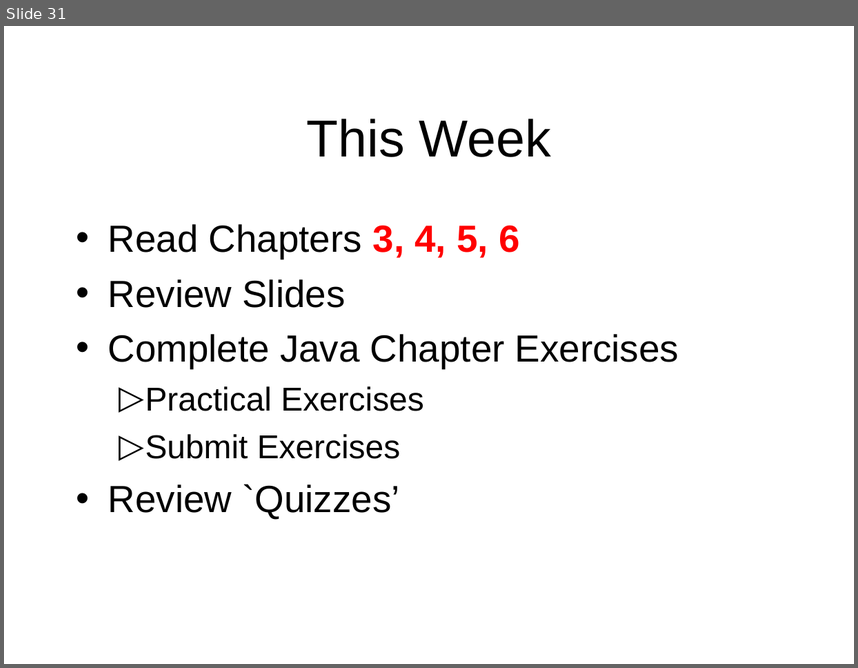
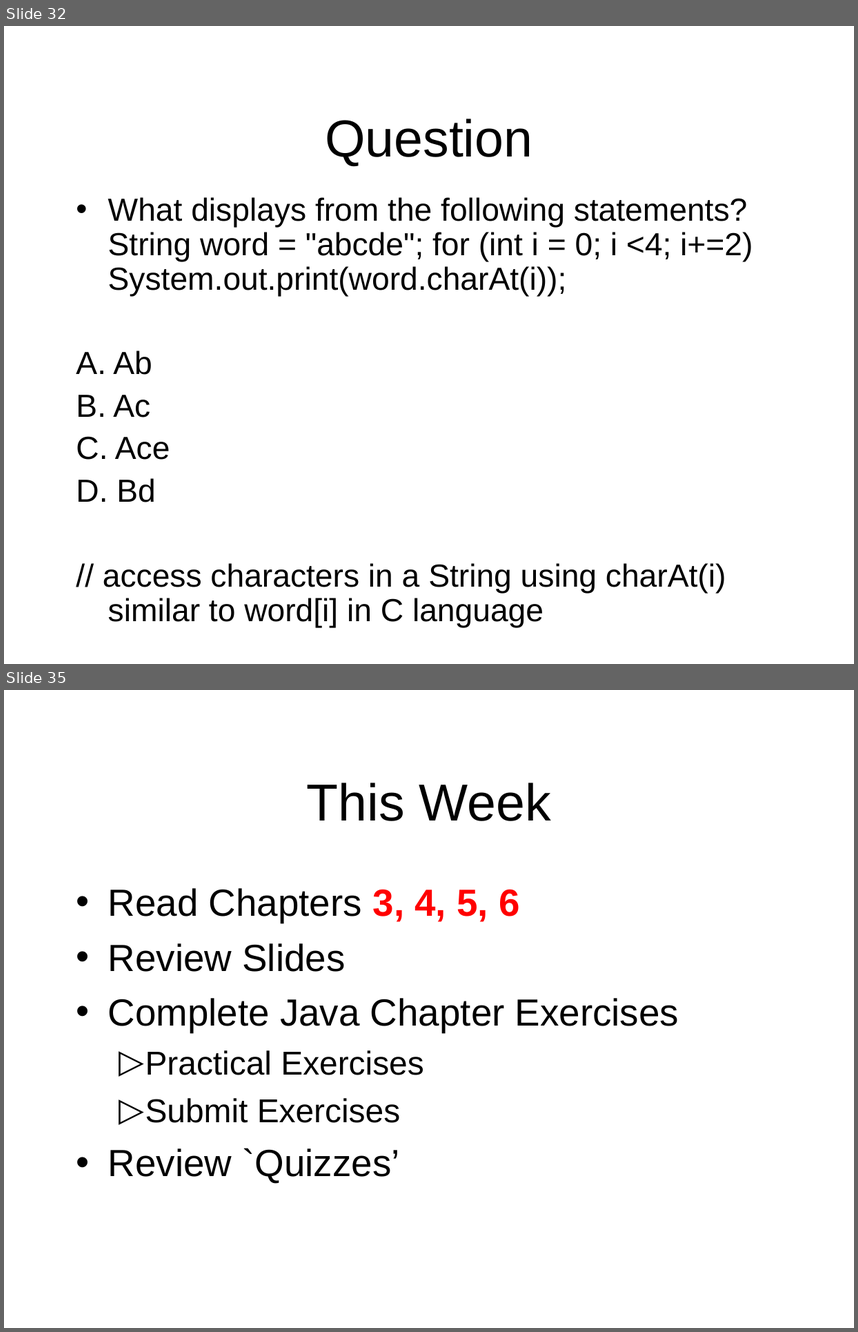
Before and after one commit to octaviordz/zjnu2017.github.io, a slide deck: OOP/lectures/020--Java.Basics.ppt. Shown one above the other, each under a label of ours: slide 31 before the commit, slides 32 and 35 after it; the slides between them are not shown. The pictures are 858x668 and 858x1332 pixels, drawn with LibreOffice and Linux fonts; fonts in the diff are those of the drawing. Boxes give left, top, right and bottom in pixels: in the first picture for what was removed or moved away, otherwise in the second. Text is boxed around its words. In the diff, an @@ line names an element or a change of style, - is before the commit and + after.

```diff
--- a/OOP/lectures/020--Java.Basics.ppt
+++ b/OOP/lectures/020--Java.Basics.ppt
@@ slide 32 added at box(4, 26, 854, 664), background #FFFFFF @@
@@ title added at box(325, 118, 533, 166), 44 pt, text #000000 @@
+Question
@@ text added at box(76, 197, 753, 628), 27 pt, text #000000 @@
+• What displays from the following statements? String word = "abcde"; for (int i = 0; i <4; i+=2) System.out.print(word.charAt(i));
+A. Ab
+B. Ac
+C. Ace
+D. Bd
+// access characters in a String using charAt(i) similar to word[i] in C language
@@ what was slide 31 is now slide 35 @@
```
Also in this commit, not shown: 19 slides changed, 3 other slides added, 5 other files.
